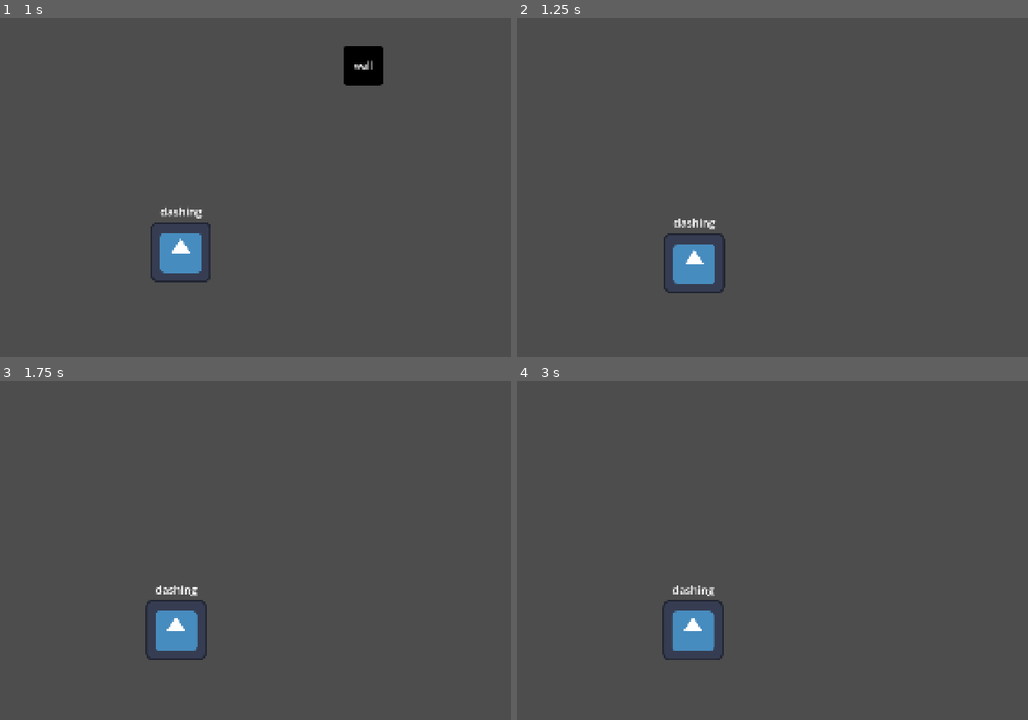
Above: before the commit, frames 1-4 (two rows, left to right).
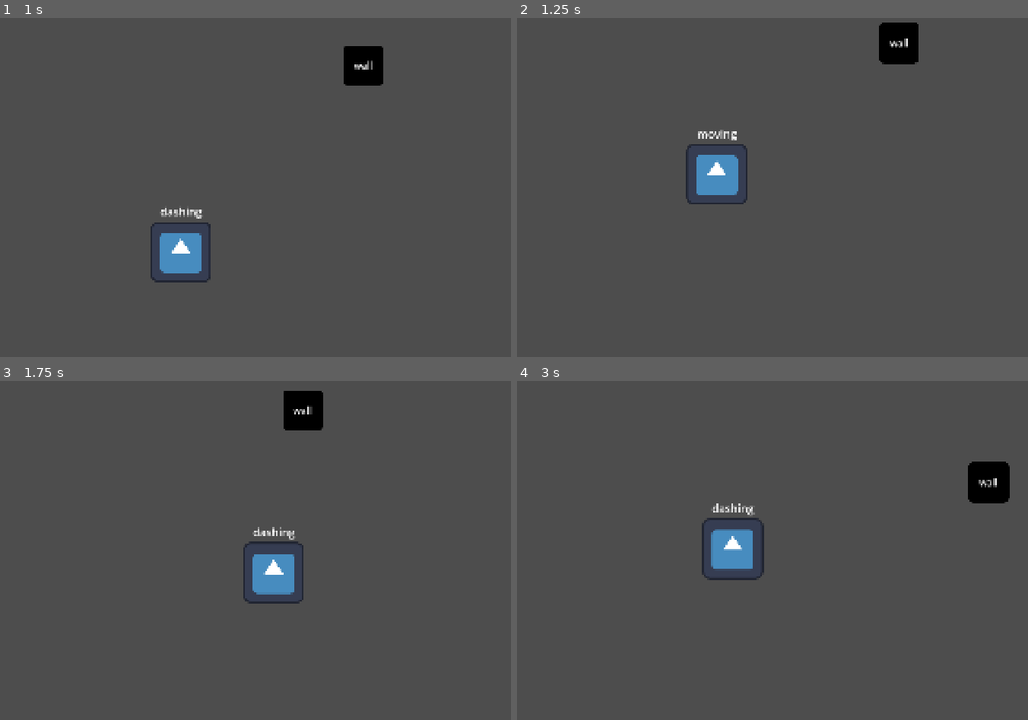
Above: after the commit, the same moments.

Repository: YSHQE/DECADENCE
Game: Godot game, scene res://main.tscn
Same seed, same stepped clock (60 frames per second), same inputs: the game is played once before the commit and once after it. The engine's default icon, where the game draws it, is replaced by a stand-in: a white triangle on a blue panel in a dark square.
Inputs (mouse positions are in pixels of both pictures, inside the frame that each line leads up to):
- Up to frame 1 (1 s): tap Enter at 0.5 s; move the mouse to (178, 255) at 0.52 s; hold W (move_up) from 0.53 s (still down); tap Ctrl (dash) at 0.6 s
- Up to frame 2 (1.25 s): keep holding W (move_up)
- Up to frame 3 (1.75 s): keep holding W (move_up); move the mouse to (388, 601) at 1.27 s; tap Ctrl (dash) at 1.35 s
- Up to frame 4 (3 s): move the mouse to (542, 496) at 2.02 s; release W (move_up) at 2.03 s; hold A (move_left) from 2.03 s (still down); tap Ctrl (dash) at 2.1, 2.85 s; move the mouse to (752, 550) at 2.77 s

Frame 1 is identical in both runs. In frame 2, 3.6% of the frame differs, in the area x 28-79%, y 1-82%; in frame 3, 3.6%; in frame 4, 3.8%, in the area x 28-97%, y 23-83%.

Commit message:
DASH WORKS!
Thank you, normalized.
https://forum.godotengine.org/t/need-help-fixing-a-dash/125887/13

Diff:
--- a/player/player.gd
+++ b/player/player.gd
@@ -5,7 +5,7 @@
 @export var move_speed: float = 700.0
 @export_subgroup("Dash")
 @export var dash_speed: float = 1500.0
-@export var dash_distance: float = 200.0
+@export var dash_distance: float = 500.0
 
 enum State {
 	IDLE,
@@ -16,8 +16,9 @@
 
 var current_state: State = State.IDLE
 
+var dashing: bool = false
 var can_dash: bool = true
-var dashing: bool = false
+var dash_distance_remaining: float = 0.0
 var dash_target_point: Vector2 = Vector2.ZERO
 
 
@@ -36,7 +37,7 @@
 		State.IDLE: _process_idle()
 		State.MOVING: _process_moving(move_dir)
 		State.START_DASH: _process_start_dash()
-		State.DASHING: _process_dashing()
+		State.DASHING: _process_dashing(delta)
 
 	# Transition states
 	if dashing:
@@ -53,17 +54,10 @@
 
 func print_state(state: int) -> String:
 	match state:
-		State.IDLE:
-			return "idle"
-		State.MOVING:
-			print("moving")
-			return "moving"
-		State.START_DASH:
-			print("start_dash")
-			return "start_dash"
-		State.DASHING:
-			print("dashing")
-			return "dashing"
+		State.IDLE: return "idle"
+		State.MOVING: return "moving"
+		State.START_DASH: return "start_dash"
+		State.DASHING: return "dashing"
 	return "man idk"
 
 
@@ -78,6 +72,7 @@
 
 func _process_start_dash() -> void:
 	can_dash = false
+	dash_distance_remaining = dash_distance
 
 	var dash_dir = (get_global_mouse_position() - global_position).normalized()
 	dash_target_point = dash_dir * dash_distance
@@ -85,11 +80,13 @@
 	dashing = true
 
 
-func _process_dashing() -> void:
-	print(global_position.distance_to(to_global(dash_target_point)))
+func _process_dashing(delta: float) -> void:
+	dash_distance_remaining -= get_position_delta().length()
 
-	# Dash finish condition
-	if global_position.distance_to(to_global(dash_target_point)) < 10.0:
+	print("dash_distance_remaining: ", dash_distance_remaining)
+
+	# Dash end condition
+	if dash_distance_remaining <= 0.0:
 		dash_cooldown_timer.start()
 		dashing = false
 		return
--- a/player/player.tscn
+++ b/player/player.tscn
@@ -37,6 +37,7 @@
 horizontal_alignment = 1
 
 [node name="DashCooldownTimer" type="Timer" parent="." unique_id=1218298563]
+wait_time = 0.2
 one_shot = true
 
 [connection signal="timeout" from="DashCooldownTimer" to="." method="_on_dash_cooldown_timeout"]
